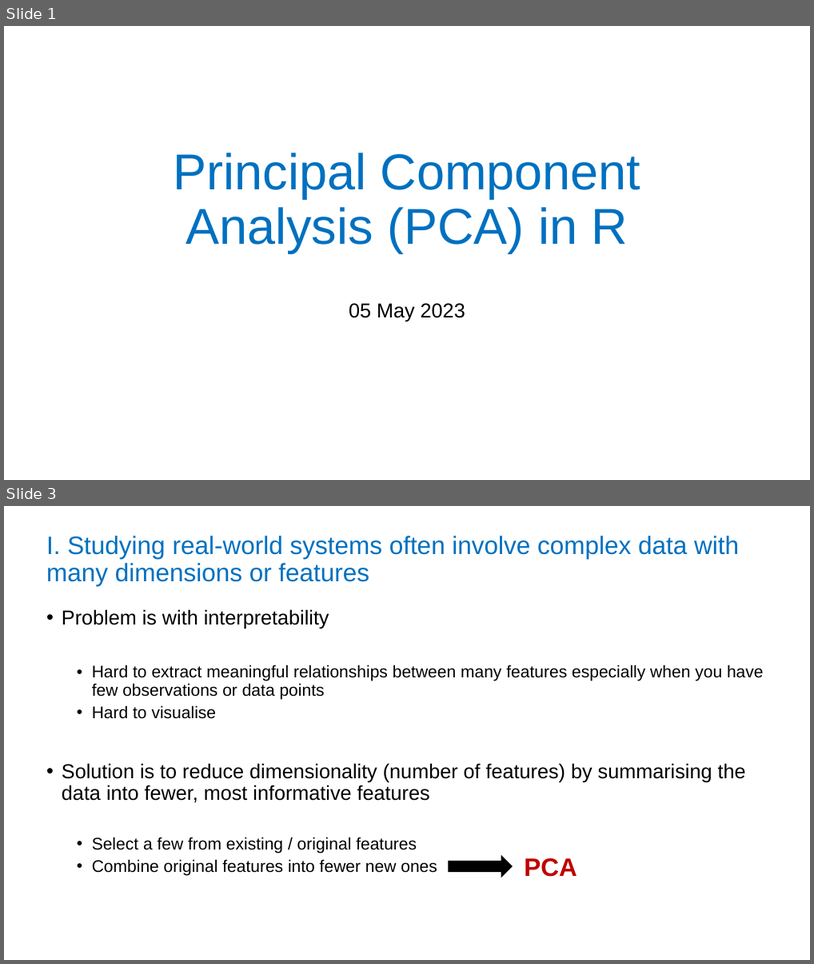
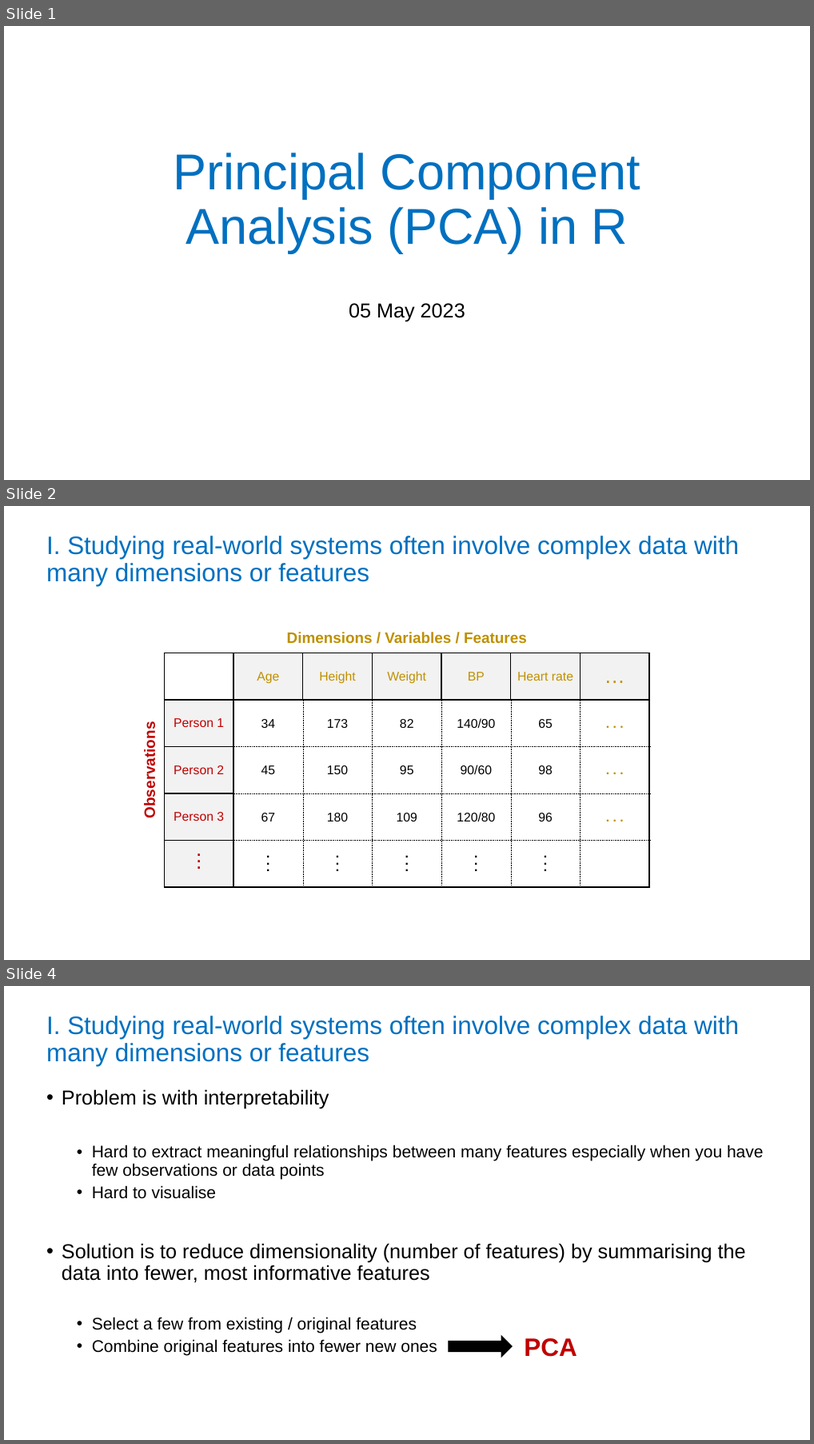
Before and after one commit to liezeltamon/pca, a slide deck: pca.pptx. Shown one above the other, each under a label of ours: slides 1 and 3 before the commit, slides 1, 2 and 4 after it; the slides between them are not shown. The pictures are 814x964 and 814x1444 pixels, drawn with LibreOffice and Linux fonts; fonts in the diff are those of the drawing. Boxes give left, top, right and bottom in pixels: in the first picture for what was removed or moved away, otherwise in the second. Text is boxed around its words. In the diff, an @@ line names an element or a change of style, - is before the commit and + after.

```diff
--- a/pca.pptx
+++ b/pca.pptx
@@ slide 2 added at (4,506,810,960), background #FFFFFF @@
@@ title added at (46,536,739,586), 30 pt, text #0070C0 @@
+I. Studying real-world systems often involve complex data with many dimensions or features
@@ text added at (287,632,527,644), 18 pt, text #BF9000, bold @@
+Dimensions / Variables / Features
@@ table added at (164,653,651,887), 5 rows, 7 columns @@
+ | Age | Height | Weight | BP | Heart rate | …
+Person 1 | 34 | 173 | 82 | 140/90 | 65 | . . .
+Person 2 | 45 | 150 | 95 | 90/60 | 98 | . . .
+Person 3 | 67 | 180 | 109 | 120/80 | 96 | . . .
+. / . / . | . / . / . | . / . / . | . / . / . | . / . / . | . / . / . | 
@@ text added at (142,731,158,815), 18 pt, text #C00000, bold @@
+Observations
@@ what was slide 3 is now slide 4 @@
```
Also in this commit, not shown: 1 slide changed, 1 other slide added, 1 slide removed.
